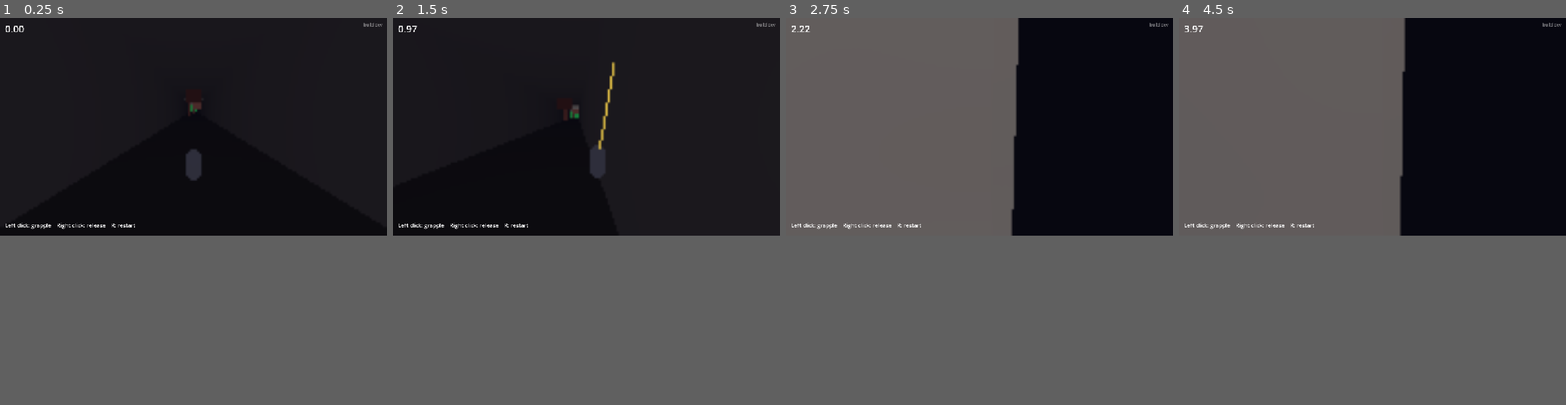
Above: before the commit, frames 1-4 (left to right).
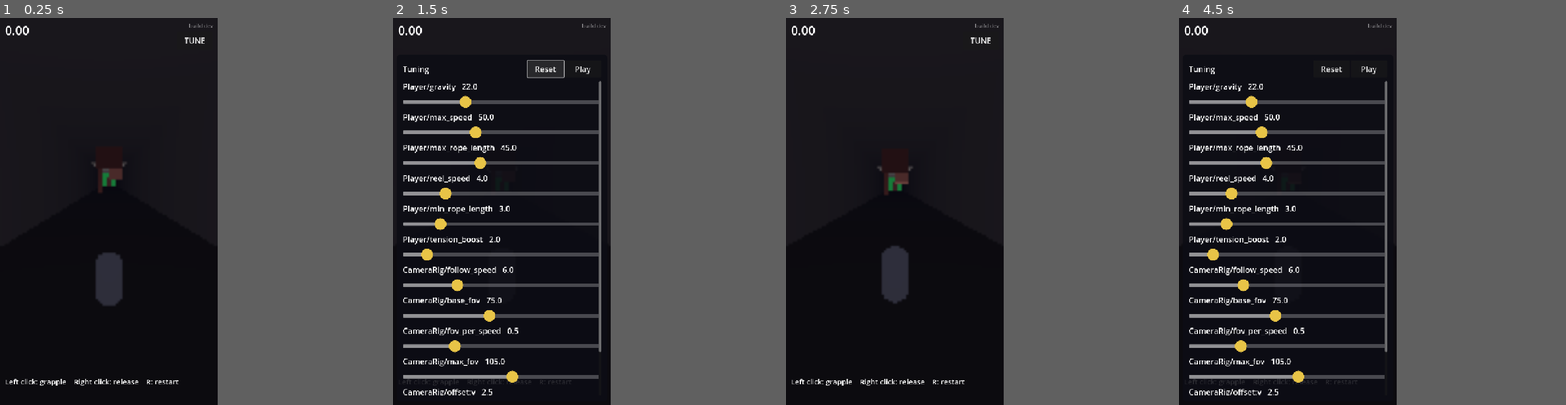
Above: after the commit, the same moments.

Repository: j4nric/Grappling-hook-app
Game: Godot game, scene res://scenes/main.tscn
Same seed, same stepped clock (60 frames per second), same inputs: the game is played once before the commit and once after it.
Inputs (mouse positions are in pixels of both pictures, inside the frame that each line leads up to):
- Up to frame 1 (0.25 s): no input
- Up to frame 2 (1.5 s): click (737, 29) at 0.5 s, where only the run after the commit has a clickable "TUNE"; click (663, 45) at 1.25 s, where only the run after the commit has a clickable "Reset"
- Up to frame 3 (2.75 s): click (1122, 45) at 2 s, where only the run after the commit has a clickable "Play"
- Up to frame 4 (4.5 s): click (1523, 29) at 2.75 s, where only the run after the commit has a clickable "TUNE"; click (1515, 45) at 3.5 s, where only the run after the commit has a clickable "Play"; click (1523, 29) at 4.25 s, where only the run after the commit has a clickable "TUNE"
In our replay, the window is 800x450 before the commit and 450x800 after it. These sizes can differ from the game's own. Grey fills any space a smaller window leaves; there, only what the larger window draws over its background counts as a difference.

The runs differ from the first frame. In frame 1, 2.1% of the frame differs, in the area x 1-99%, y 1-95%; in frame 2, 8.8%; in frame 3, 35%; in frame 4, 35%, in the area x 0-99%, y 0-98%.

Commit message:
Hochformat und Tuning-Regler
- Spiel läuft im Hochformat (720×1280), Hinweis bei Querformat
- Debug-Overlay TUNE mit Reglern für Physik und Kamera; pausiert das Spiel,
  speichert Werte im Browser, Reset auf Standardwerte
- Touches auf dem Overlay lösen keinen Haken aus

Co-Authored-By: Claude Opus 5.5 <noreply@anthropic.com>
Claude-Session: https://claude.ai/code/session_01NprrisYecDf1UXiA34pvZx

Diff:
--- a/project.godot
+++ b/project.godot
@@ -18,16 +18,18 @@
 
 [display]
 
-window/size/viewport_width=1280
-window/size/viewport_height=720
+window/size/viewport_width=720
+window/size/viewport_height=1280
 window/stretch/mode="canvas_items"
 window/stretch/aspect="expand"
-window/handheld/orientation=0
+window/handheld/orientation=1
 
 [input_devices]
 
 pointing/emulate_touch_from_mouse=false
-pointing/emulate_mouse_from_touch=false
+; Needed so the tuning sliders react to touch. InputRouter ignores the
+; emulated mouse events and reads the real touches instead.
+pointing/emulate_mouse_from_touch=true
 
 [physics]
 
--- a/scenes/main.tscn
+++ b/scenes/main.tscn
@@ -1,9 +1,10 @@
-[gd_scene load_steps=6 format=3]
+[gd_scene load_steps=7 format=3]
 
 [ext_resource type="Script" path="res://scripts/game.gd" id="1_game"]
 [ext_resource type="PackedScene" path="res://scenes/test_tunnel.tscn" id="2_tunnel"]
 [ext_resource type="PackedScene" path="res://scenes/player.tscn" id="3_player"]
 [ext_resource type="Script" path="res://scripts/camera_rig.gd" id="4_camera"]
+[ext_resource type="Script" path="res://scripts/tuning_panel.gd" id="5_tuning"]
 
 [sub_resource type="Environment" id="env"]
 background_mode = 1
@@ -44,7 +45,7 @@
 offset_top = 12.0
 offset_right = 300.0
 offset_bottom = 60.0
-theme_override_font_sizes/font_size = 32
+theme_override_font_sizes/font_size = 40
 text = "0.00"
 
 [node name="HintLabel" type="Label" parent="HUD"]
@@ -53,11 +54,11 @@
 anchor_right = 1.0
 anchor_bottom = 1.0
 offset_left = 16.0
-offset_top = -48.0
+offset_top = -96.0
 offset_right = -16.0
-offset_bottom = -16.0
+offset_bottom = -24.0
 grow_vertical = 0
-theme_override_font_sizes/font_size = 18
+theme_override_font_sizes/font_size = 24
 autowrap_mode = 3
 text = "Left click / swipe: grapple    Right click / tap: release    R: restart"
 
@@ -69,8 +70,11 @@
 offset_left = -316.0
 offset_top = 12.0
 offset_right = -16.0
-offset_bottom = 36.0
+offset_bottom = 40.0
 grow_horizontal = 0
-theme_override_font_sizes/font_size = 14
+theme_override_font_sizes/font_size = 18
 text = "build dev"
 horizontal_alignment = 2
+
+[node name="Tuning" type="CanvasLayer" parent="."]
+script = ExtResource("5_tuning")
--- a/scripts/game.gd
+++ b/scripts/game.gd
@@ -16,7 +16,7 @@
 var _finished := false
 var _best := INF
 var _touch := DisplayServer.is_touchscreen_available()
-var _portrait := false
+var _landscape := false
 
 
 func _ready() -> void:
@@ -36,9 +36,9 @@
 		restart()
 	time_label.text = "%.2f" % _elapsed
 	var size := get_viewport().get_visible_rect().size
-	var portrait := size.y > size.x
-	if portrait != _portrait:
-		_portrait = portrait
+	var landscape := size.x > size.y
+	if landscape != _landscape:
+		_landscape = landscape
 		_update_hint()
 
 
@@ -72,9 +72,9 @@
 		hint_label.text = "Finished in %.2f s  |  Best: %.2f s  |  Tap/%s to restart" % [_elapsed, _best, restart_text]
 		return
 	var best_text := "" if _best == INF else "   Best: %.2f s" % _best
-	if _portrait:
-		hint_label.text = "Rotate your phone to landscape" + best_text
+	if _landscape and _touch:
+		hint_label.text = "Hold your phone upright (portrait)" + best_text
 	elif _touch:
-		hint_label.text = "Swipe: grapple    Tap: release    Two-finger tap: restart" + best_text
+		hint_label.text = "Swipe: grapple   Tap: release\nTwo-finger tap: restart" + best_text
 	else:
 		hint_label.text = "Left click: grapple    Right click: release    R: restart" + best_text
--- a/scripts/input_router.gd
+++ b/scripts/input_router.gd
@@ -18,6 +18,8 @@
 ## Below this distance (px) and duration (s) a touch counts as a tap.
 const TAP_MAX_DISTANCE := 24.0
 const TAP_MAX_DURATION := 0.25
+## Visible Controls in this group swallow touches and clicks (tuning panel).
+const BLOCKING_GUI_GROUP := "blocks_gameplay_input"
 
 var _touch_active := false
 var _touch_start_pos := Vector2.ZERO
@@ -27,9 +29,19 @@
 var _multi_touch := false
 
 
+func _ready() -> void:
+	# Keep tracking touches while the game is paused so the counts stay right.
+	process_mode = Node.PROCESS_MODE_ALWAYS
+
+
 func _unhandled_input(event: InputEvent) -> void:
+	if get_tree().paused and not event is InputEventScreenTouch:
+		return
 	# --- Desktop -----------------------------------------------------------
-	if event is InputEventMouseButton and event.pressed:
+	# Mouse events emulated from touch are skipped; touches are handled below.
+	if event is InputEventMouseButton and event.pressed \
+			and event.device != InputEvent.DEVICE_ID_EMULATION \
+			and not _is_over_gui(event.position):
 		if event.button_index == MOUSE_BUTTON_LEFT:
 			grapple_requested.emit(event.position, Vector2.ZERO, 0.0)
 		elif event.button_index == MOUSE_BUTTON_RIGHT:
@@ -41,6 +53,8 @@
 	elif event is InputEventScreenTouch:
 		if event.pressed:
 			_touch_count += 1
+			if get_tree().paused or _is_over_gui(event.position):
+				return
 			if event.index == 0:
 				_touch_active = true
 				_multi_touch = false
@@ -65,5 +79,13 @@
 				grapple_requested.emit(event.position, swipe, duration)
 
 
+func _is_over_gui(pos: Vector2) -> bool:
+	for node in get_tree().get_nodes_in_group(BLOCKING_GUI_GROUP):
+		var control := node as Control
+		if control and control.is_visible_in_tree() and control.get_global_rect().has_point(pos):
+			return true
+	return false
+
+
 func _now() -> float:
 	return Time.get_ticks_msec() / 1000.0
--- /dev/null
+++ b/scripts/tuning_panel.gd
@@ -0,0 +1,187 @@
+extends CanvasLayer
+## Debug overlay with sliders for the feel-relevant @export values, so the
+## swing can be tuned on the phone without a new build. Opening it pauses the
+## game. Values persist in user:// (IndexedDB in the browser).
+## The GUI handles its own input; gameplay input still only runs through
+## InputRouter.
+
+const SAVE_PATH := "user://tuning.cfg"
+const SECTION := "tuning"
+
+## [node path relative to the parent, property path, min, max, step]
+const PARAMS := [
+	["Player", "gravity", 5.0, 60.0, 0.5],
+	["Player", "max_speed", 10.0, 120.0, 1.0],
+	["Player", "max_rope_length", 10.0, 100.0, 1.0],
+	["Player", "reel_speed", 0.0, 20.0, 0.25],
+	["Player", "min_rope_length", 0.5, 15.0, 0.25],
+	["Player", "tension_boost", 0.0, 20.0, 0.25],
+	["CameraRig", "follow_speed", 1.0, 20.0, 0.25],
+	["CameraRig", "base_fov", 40.0, 120.0, 1.0],
+	["CameraRig", "fov_per_speed", 0.0, 2.0, 0.05],
+	["CameraRig", "max_fov", 60.0, 140.0, 1.0],
+	["CameraRig", "offset:y", 0.0, 8.0, 0.25],
+	["CameraRig", "offset:z", 2.0, 15.0, 0.25],
+]
+
+const FONT_SIZE := 26
+const ROW_HEIGHT := 56.0
+
+var _defaults := {}
+var _sliders := {}
+var _labels := {}
+var _panel: PanelContainer
+var _toggle: Button
+
+
+func _ready() -> void:
+	process_mode = Node.PROCESS_MODE_ALWAYS
+	layer = 10
+	for p in PARAMS:
+		_defaults[_key(p)] = _target(p).get_indexed(p[1])
+	_build_ui()
+	_load()
+
+
+func _key(p: Array) -> String:
+	return "%s/%s" % [p[0], p[1]]
+
+
+func _target(p: Array) -> Node:
+	return get_parent().get_node(p[0] as String)
+
+
+func _set_value(p: Array, value: float) -> void:
+	_target(p).set_indexed(p[1], value)
+	_labels[_key(p)].text = "%s   %s" % [_key(p), str(snappedf(value, p[4]))]
+
+
+# --- UI -------------------------------------------------------------------------
+
+func _build_ui() -> void:
+	var theme := Theme.new()
+	theme.default_font_size = FONT_SIZE
+	theme.set_icon("grabber", "HSlider", _circle_texture(40, Color(0.91, 0.77, 0.28)))
+	theme.set_icon("grabber_highlight", "HSlider", _circle_texture(40, Color(1.0, 0.88, 0.45)))
+	var track := StyleBoxFlat.new()
+	track.bg_color = Color(1, 1, 1, 0.25)
+	track.content_margin_top = 6.0
+	track.content_margin_bottom = 6.0
+	theme.set_stylebox("slider", "HSlider", track)
+
+	_toggle = Button.new()
+	_toggle.text = "TUNE"
+	_toggle.theme = theme
+	_toggle.set_anchors_and_offsets_preset(Control.PRESET_TOP_RIGHT)
+	_toggle.offset_left = -136.0
+	_toggle.offset_right = -16.0
+	_toggle.offset_top = 44.0
+	_toggle.offset_bottom = 104.0
+	_toggle.pressed.connect(_set_open.bind(true))
+	_toggle.add_to_group(InputRouter.BLOCKING_GUI_GROUP)
+	add_child(_toggle)
+
+	_panel = PanelContainer.new()
+	_panel.theme = theme
+	_panel.set_anchors_and_offsets_preset(Control.PRESET_FULL_RECT)
+	_panel.offset_left = 12.0
+	_panel.offset_right = -12.0
+	_panel.offset_top = 120.0
+	_panel.offset_bottom = -12.0
+	var bg := StyleBoxFlat.new()
+	bg.bg_color = Color(0.05, 0.05, 0.08, 0.88)
+	bg.set_corner_radius_all(12)
+	bg.set_content_margin_all(20.0)
+	_panel.add_theme_stylebox_override("panel", bg)
+	_panel.visible = false
+	_panel.add_to_group(InputRouter.BLOCKING_GUI_GROUP)
+	add_child(_panel)
+
+	var root := VBoxContainer.new()
+	root.add_theme_constant_override("separation", 12)
+	_panel.add_child(root)
+
+	var header := HBoxContainer.new()
+	root.add_child(header)
+	var title := Label.new()
+	title.text = "Tuning"
+	title.size_flags_horizontal = Control.SIZE_EXPAND_FILL
+	header.add_child(title)
+	var reset := Button.new()
+	reset.text = "Reset"
+	reset.custom_minimum_size = Vector2(120, ROW_HEIGHT)
+	reset.pressed.connect(_reset)
+	header.add_child(reset)
+	var close := Button.new()
+	close.text = "Play"
+	close.custom_minimum_size = Vector2(120, ROW_HEIGHT)
+	close.pressed.connect(_set_open.bind(false))
+	header.add_child(close)
+
+	var scroll := ScrollContainer.new()
+	scroll.size_flags_vertical = Control.SIZE_EXPAND_FILL
+	scroll.horizontal_scroll_mode = ScrollContainer.SCROLL_MODE_DISABLED
+	root.add_child(scroll)
+	var rows := VBoxContainer.new()
+	rows.size_flags_horizontal = Control.SIZE_EXPAND_FILL
+	rows.add_theme_constant_override("separation", 4)
+	scroll.add_child(rows)
+
+	for p in PARAMS:
+		var label := Label.new()
+		rows.add_child(label)
+		_labels[_key(p)] = label
+		var slider := HSlider.new()
+		slider.min_value = p[2]
+		slider.max_value = p[3]
+		slider.step = p[4]
+		slider.custom_minimum_size = Vector2(0, ROW_HEIGHT)
+		slider.size_flags_horizontal = Control.SIZE_EXPAND_FILL
+		slider.value = _defaults[_key(p)]
+		slider.value_changed.connect(func(v: float) -> void: _set_value(p, v))
+		rows.add_child(slider)
+		_sliders[_key(p)] = slider
+		_set_value(p, slider.value)
+
+
+func _circle_texture(diameter: int, color: Color) -> ImageTexture:
+	var img := Image.create(diameter, diameter, false, Image.FORMAT_RGBA8)
+	var r := diameter / 2.0
+	for y in diameter:
+		for x in diameter:
+			var d := Vector2(x + 0.5 - r, y + 0.5 - r).length()
+			img.set_pixel(x, y, Color(color, clampf(r - d, 0.0, 1.0)))
+	return ImageTexture.create_from_image(img)
+
+
+func _set_open(open: bool) -> void:
+	_panel.visible = open
+	_toggle.visible = not open
+	get_tree().paused = open
+	if not open:
+		_save()
+
+
+func _reset() -> void:
+	for p in PARAMS:
+		_sliders[_key(p)].value = _defaults[_key(p)]
+	_save()
+
+
+# --- Persistence --------------------------------------------------------------
+
+func _save() -> void:
+	var cfg := ConfigFile.new()
+	for p in PARAMS:
+		cfg.set_value(SECTION, _key(p), _sliders[_key(p)].value)
+	cfg.save(SAVE_PATH)
+
+
+func _load() -> void:
+	var cfg := ConfigFile.new()
+	if cfg.load(SAVE_PATH) != OK:
+		return
+	for p in PARAMS:
+		var value = cfg.get_value(SECTION, _key(p), null)
+		if value != null:
+			_sliders[_key(p)].value = value
Not shown, added: scripts/tuning_panel.gd.uid
Not shown, changed: CLAUDE.md
Not shown, changed: README.md
Not shown, changed: docs/design.md
Not shown, changed: docs/ios-export.md
Not shown, changed: docs/roadmap.md
